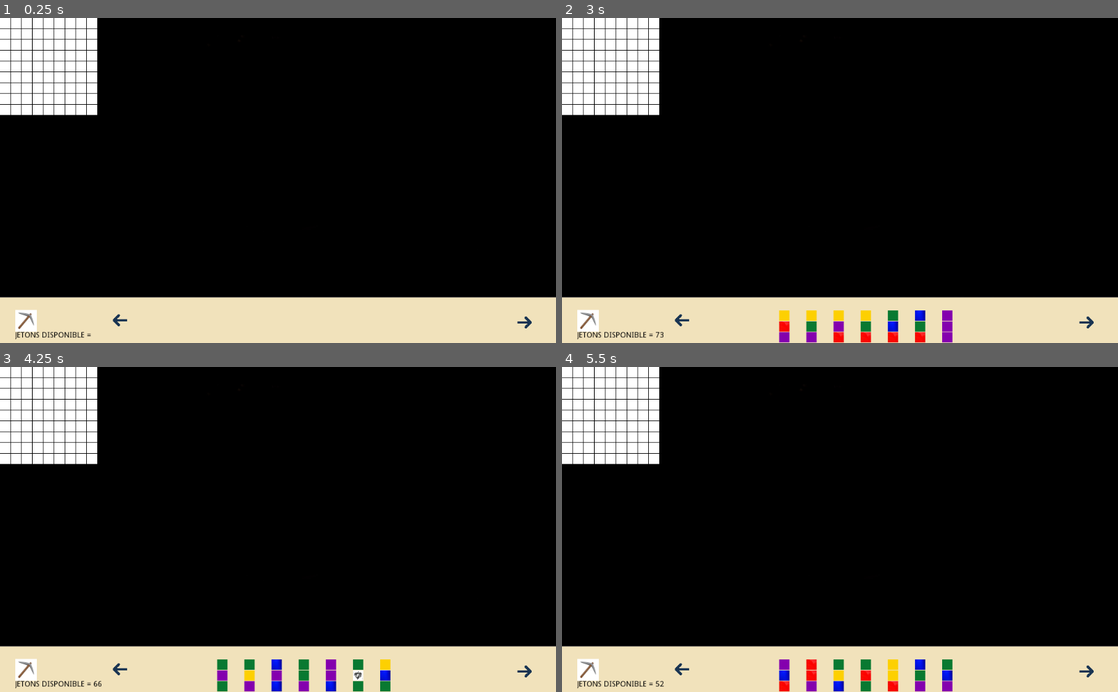
Above: before the commit, frames 1-4 (two rows, left to right).
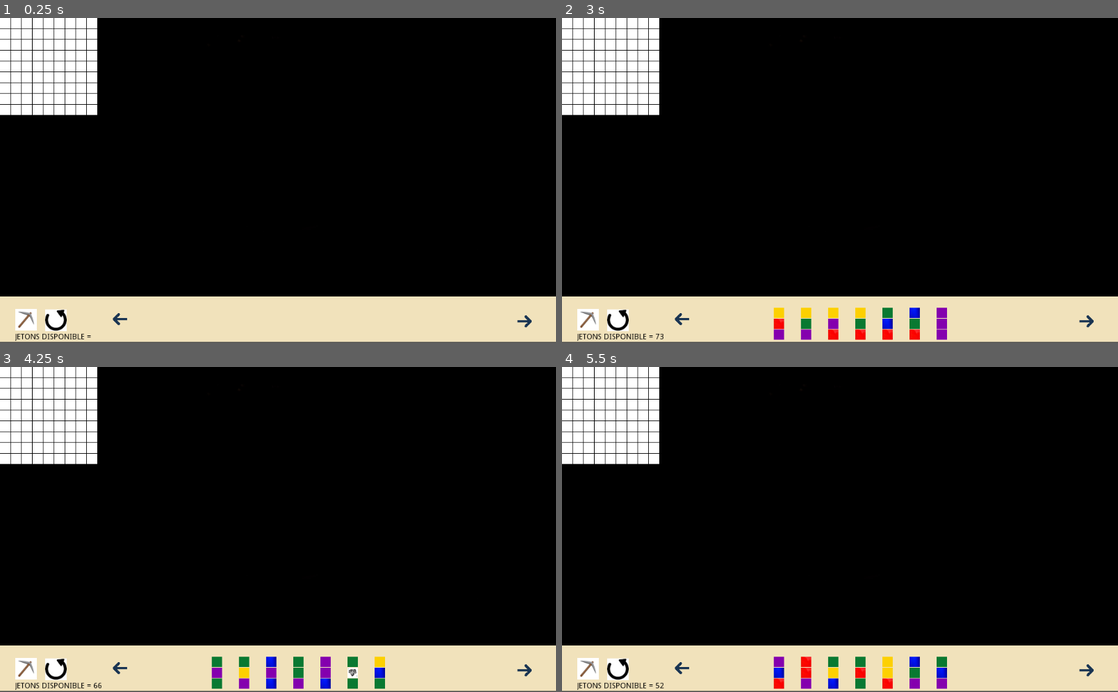
Above: after the commit, the same moments.

Repository: tartempion-sdr/chromino-V2
Game: Godot game, scene res://Node2D.tscn
The game is run twice, just before and just after one commit, with the same random seed, the same clock (stepped at 60 frames per second) and the same inputs.
Inputs (mouse positions are in pixels of both pictures, inside the frame that each line leads up to; where the layout moved, square brackets give the same spot in the first picture):
- Up to frame 1 (0.25 s): no input
- Up to frame 2 (3 s): click (684, 320) at 0.5 s; click (1084, 320) [1084, 323] at 1.25 s; click (617, 320) at 2.02 s; click "JETONS DISPONIBLE =" at 2.75 s
- Up to frame 3 (4.25 s): click "JETONS DISPONIBLE = 73" at 3.5 s
- Up to frame 4 (5.5 s): click "JETONS DISPONIBLE = 66" at 4.25 s; click "JETONS DISPONIBLE = 59" at 5 s

The runs differ from the first frame. In frame 1, 1.4% of the frame differs, in the area x 0-100%, y 85-100%; in frame 2, 3.1%; in frame 3, 3.2%; in frame 4, 3.2%.

Commit message:
rotation_degrees ok stable

Diff:
--- a/Node2D.gd
+++ b/Node2D.gd
@@ -12,7 +12,9 @@
 var x = 0
 var y = 0
 var num = 2
-
+var jeton_child = 83
+var verticale = "verticale"
+var horizontale = "horizontale"
 #75 chrominos classiques,
 #5 chrominos caméléon combinant 2 couleurs différentes à chaque extrémité
 var joker = preload("res://assets/colors/joker.jpg")
@@ -25,112 +27,112 @@
 var scene_jeton = preload("res://jetons.tscn")
 var nb_jetons_pioche = 7
 
-var list_couleurs_jetons = [[jaune, jaune, jaune, true],
-[jaune, jaune, vert, true],
-[jaune, jaune, bleu, true],
-[jaune, jaune, violet, true],
-[jaune, jaune, rouge, true],
-
-[jaune, vert, jaune, true],
-[jaune, bleu, jaune, true],
-[jaune, violet, jaune, true],
-[jaune, rouge, jaune, true],
-
-[jaune, vert, bleu, true],
-[jaune, vert, violet, true],
-[jaune, vert, rouge, true],
-
-[jaune, bleu, vert, true],
-[jaune, bleu, violet, true],
-[jaune, bleu, rouge, true],
-
-[jaune, violet, vert, true],
-[jaune, violet, bleu, true],
-[jaune, violet, rouge, true],
-
-[jaune, rouge, vert, true],
-[jaune, rouge, bleu, true],
-[jaune, rouge, violet, true],
-
-[vert, vert, vert, true],
-[vert, vert, jaune, true],
-[vert, vert, bleu, true],
-[vert, vert, violet, true],
-[vert, vert, rouge, true],
-
-[vert, jaune, vert, true],
-[vert, bleu, vert, true],
-[vert, violet, vert, true],
-[vert, rouge, vert, true],
-
-[vert, jaune, bleu, true],
-[vert, jaune, violet, true],
-[vert, jaune, rouge, true],
-
-
-[vert, bleu, violet, true],
-[vert, bleu, rouge, true],
-
-[vert, violet, bleu,true],
-[vert, violet, rouge, true],
-
-[vert, rouge, bleu, true],
-[vert, rouge, violet, true],
-
-[bleu, bleu, bleu, true],
-[bleu, bleu, jaune, true],
-[bleu, bleu, vert, true],
-[bleu, bleu, violet, true],
-[bleu, bleu, rouge, true],
-
-[bleu, jaune, bleu, true],
-[bleu, vert, bleu, true],
-[bleu, violet, bleu, true],
-[bleu, rouge, bleu, true],
-
-
-[bleu, jaune, violet, true],
-[bleu, jaune, rouge, true],
-
-[bleu, vert, violet, true],
-[bleu, vert, rouge, true],
-
-[bleu, violet, rouge, true],
-[bleu, rouge, violet, true],
-
-
-[violet, violet, violet, true],
-[violet, violet, jaune, true],
-[violet, violet, vert, true],
-[violet, violet, bleu, true],
-[violet, violet, rouge, true],
-
-[violet, jaune, violet, true],
-[violet, vert, violet, true],
-[violet, bleu, violet, true],
-[violet, rouge, violet, true],
-
-[violet, jaune, rouge, true],
-[violet, vert, rouge, true],
-[violet, bleu, rouge, true],
-
-
-[rouge, rouge, rouge, true],
-[rouge, rouge, jaune, true],
-[rouge, rouge, vert, true],
-[rouge, rouge, bleu, true],
-[rouge, rouge, violet, true],
-
-[rouge, jaune, rouge, true],
-[rouge, vert, rouge, true],
-[rouge, bleu, rouge, true],
-[rouge, violet, rouge, true],
-
-[jaune, joker, jaune, true],
-[vert, joker, vert, true],
-[bleu, joker, bleu, true],
-[violet, joker, violet, true],
-[rouge, joker, rouge, true]]
+var list_couleurs_jetons = [[jaune, jaune, jaune, true, verticale],
+[jaune, jaune, vert, true, verticale],
+[jaune, jaune, bleu, true, verticale],
+[jaune, jaune, violet, true, verticale],
+[jaune, jaune, rouge, true, verticale],
+
+[jaune, vert, jaune, true, verticale],
+[jaune, bleu, jaune, true, verticale],
+[jaune, violet, jaune, true, verticale],
+[jaune, rouge, jaune, true, verticale],
+
+[jaune, vert, bleu, true, verticale],
+[jaune, vert, violet, true, verticale],
+[jaune, vert, rouge, true, verticale],
+
+[jaune, bleu, vert, true, verticale],
+[jaune, bleu, violet, true, verticale],
+[jaune, bleu, rouge, true, verticale],
+
+[jaune, violet, vert, true, verticale],
+[jaune, violet, bleu, true, verticale],
+[jaune, violet, rouge, true, verticale],
+
+[jaune, rouge, vert, true, verticale],
+[jaune, rouge, bleu, true, verticale],
+[jaune, rouge, violet, true, verticale],
+
+[vert, vert, vert, true, verticale],
+[vert, vert, jaune, true, verticale],
+[vert, vert, bleu, true, verticale],
+[vert, vert, violet, true, verticale],
+[vert, vert, rouge, true, verticale],
+
+[vert, jaune, vert, true, verticale],
+[vert, bleu, vert, true, verticale],
+[vert, violet, vert, true, verticale],
+[vert, rouge, vert, true, verticale],
+
+[vert, jaune, bleu, true, verticale],
+[vert, jaune, violet, true, verticale],
+[vert, jaune, rouge, true, verticale],
+
+
+[vert, bleu, violet, true, verticale],
+[vert, bleu, rouge, true, verticale],
+
+[vert, violet, bleu,true, verticale],
+[vert, violet, rouge, true, verticale],
+
+[vert, rouge, bleu, true, verticale],
+[vert, rouge, violet, true, verticale],
+
+[bleu, bleu, bleu, true, verticale],
+[bleu, bleu, jaune, true, verticale],
+[bleu, bleu, vert, true, verticale],
+[bleu, bleu, violet, true, verticale],
+[bleu, bleu, rouge, true, verticale],
+
+[bleu, jaune, bleu, true, verticale],
+[bleu, vert, bleu, true, verticale],
+[bleu, violet, bleu, true, verticale],
+[bleu, rouge, bleu, true, verticale],
+
+
+[bleu, jaune, violet, true, verticale],
+[bleu, jaune, rouge, true, verticale],
+
+[bleu, vert, violet, true, verticale],
+[bleu, vert, rouge, true, verticale],
+
+[bleu, violet, rouge, true, verticale],
+[bleu, rouge, violet, true, verticale],
+
+
+[violet, violet, violet, true, verticale],
+[violet, violet, jaune, true, verticale],
+[violet, violet, vert, true, verticale],
+[violet, violet, bleu, true, verticale],
+[violet, violet, rouge, true, verticale],
+
+[violet, jaune, violet, true, verticale],
+[violet, vert, violet, true, verticale],
+[violet, bleu, violet, true, verticale],
+[violet, rouge, violet, true, verticale],
+
+[violet, jaune, rouge, true, verticale],
+[violet, vert, rouge, true, verticale],
+[violet, bleu, rouge, true, verticale],
+
+
+[rouge, rouge, rouge, true, verticale],
+[rouge, rouge, jaune, true, verticale],
+[rouge, rouge, vert, true, verticale],
+[rouge, rouge, bleu, true, verticale],
+[rouge, rouge, violet, true, verticale],
+
+[rouge, jaune, rouge, true, verticale],
+[rouge, vert, rouge, true, verticale],
+[rouge, bleu, rouge, true, verticale],
+[rouge, violet, rouge, true, verticale],
+
+[jaune, joker, jaune, true, verticale],
+[vert, joker, vert, true, verticale],
+[bleu, joker, bleu, true, verticale],
+[violet, joker, violet, true, verticale],
+[rouge, joker, rouge, true, verticale]]
 
 
 var list_position_pioche_jetons = [(Vector2(400, 560)),
@@ -217,7 +219,6 @@
 		hazard = random.randi_range(0, 79)
 
 	print("random" + str(hazard))
-	print("random" + str(hazard))
 	var instance_jeton = scene_jeton.instance()
 	instance_jeton.position = list_position_pioche_jetons[d]
 	instance_jeton.visible = true
@@ -225,15 +226,14 @@
 	instance_jeton.get_node("CollisionShape2D/Spritemilieu").texture = list_couleurs_jetons[hazard][1]
 	instance_jeton.get_node("CollisionShape2D/Spritemilieu/Spritebas").texture = list_couleurs_jetons[hazard][2]
 	list_couleurs_jetons[hazard][3] = false
+	list_affihe_position_porte_jetons.append(list_couleurs_jetons[hazard])
 	add_child(instance_jeton)
-
+	list_affihe_position_porte_jetons[-1].append(jeton_child)
+	jeton_child += 1
+	print(list_affihe_position_porte_jetons[-1])
 
 
 func affiche_nb_jetons_restant():
-
-
-	#list_couleurs_jetons[0][3]
-
 
 	var count = 0
 	for sublist in list_couleurs_jetons:
@@ -296,8 +296,27 @@
 	child_pioche_jetons()
 
 func _on_Button_droite_button_down():
-	pass # Replace with function body.
+
+	if len(list_affihe_position_porte_jetons) == 0:
+		print("pioche dabore")
+
 
 
 func _on_Button_gauche_button_down():
-	pass # Replace with function body.
+
+
+	if len(list_affihe_position_porte_jetons) == 0:
+		print("pioche dabore")
+
+
+func _on_Button_tourne_button_down():
+
+	if len(list_affihe_position_porte_jetons) == 0:
+		print("pioche dabore")
+
+
+	elif len(list_affihe_position_porte_jetons) >= 0:
+		var child_jeton = get_child(list_affihe_position_porte_jetons[0][5])
+
+		if child_jeton is Area2D:
+			child_jeton.get_node("CollisionShape2D").rotation_degrees += 90
--- a/Node2D.tscn
+++ b/Node2D.tscn
@@ -8,6 +8,7 @@
 [ext_resource path="res://assets/arrow.png" type="Texture" id=6]
 [ext_resource path="res://assets/arrow-2.png" type="Texture" id=7]
 [ext_resource path="res://jetons.tscn" type="PackedScene" id=8]
+[ext_resource path="res://assets/fleche_rotation.jpg" type="Texture" id=9]
 
 [node name="Node2D" type="Node2D"]
 script = ExtResource( 3 )
@@ -27,10 +28,10 @@
 gravity_vec = Vector2( 0, 0 )
 
 [node name="TextureRect2" type="TextureRect" parent="."]
-margin_left = -1.0
-margin_top = 516.0
-margin_right = 1024.0
-margin_bottom = 600.0
+margin_left = -0.759094
+margin_top = 513.544
+margin_right = 1024.24
+margin_bottom = 597.544
 texture = ExtResource( 2 )
 expand = true
 __meta__ = {
@@ -50,9 +51,9 @@
 }
 
 [node name="RichTextLabel" type="RichTextLabel" parent="TextureRect2/Button_pioche"]
-margin_top = 40.0
+margin_top = 45.0
 margin_right = 180.0
-margin_bottom = 130.0
+margin_bottom = 135.0
 custom_colors/default_color = Color( 0, 0, 0, 1 )
 tab_size = 24
 text = "JETONS DISPONIBLE ="
@@ -81,6 +82,17 @@
 "_edit_use_anchors_": false
 }
 
+[node name="Button_tourne" type="TextureButton" parent="TextureRect2"]
+margin_left = 83.5636
+margin_top = 23.9638
+margin_right = 123.564
+margin_bottom = 63.9638
+mouse_default_cursor_shape = 2
+texture_normal = ExtResource( 9 )
+__meta__ = {
+"_edit_use_anchors_": false
+}
+
 [node name="TextureRect3" type="TextureRect" parent="TextureRect2"]
 margin_left = 1.0
 margin_top = -516.0
@@ -95,3 +107,4 @@
 [connection signal="button_down" from="TextureRect2/Button_pioche" to="." method="_on_Button_pioche_button_down"]
 [connection signal="button_down" from="TextureRect2/Button_droite" to="." method="_on_Button_droite_button_down"]
 [connection signal="button_down" from="TextureRect2/Button_gauche" to="." method="_on_Button_gauche_button_down"]
+[connection signal="button_down" from="TextureRect2/Button_tourne" to="." method="_on_Button_tourne_button_down"]
--- a/jetons.tscn
+++ b/jetons.tscn
@@ -3,15 +3,19 @@
 [ext_resource path="res://assets/colors/carre-blanc.png" type="Texture" id=1]
 
 [sub_resource type="RectangleShape2D" id=1]
+extents = Vector2( 8.5, 26.7559 )
 
 [node name="jetons" type="Area2D"]
 
 [node name="CollisionShape2D" type="CollisionShape2D" parent="."]
+position = Vector2( 1, 1.5 )
 shape = SubResource( 1 )
 
 [node name="Spritemilieu" type="TextureRect" parent="CollisionShape2D"]
-margin_right = 19.0
-margin_bottom = 19.0
+margin_left = -11.0
+margin_top = -6.5
+margin_right = 8.0
+margin_bottom = 12.5
 texture = ExtResource( 1 )
 expand = true
 __meta__ = {
Not shown: 1 places in Node2D.tscn that only renumber resources
Binary file added: assets/fleche_rotation.jpg
Not shown, added: assets/fleche_rotation.jpg.import
